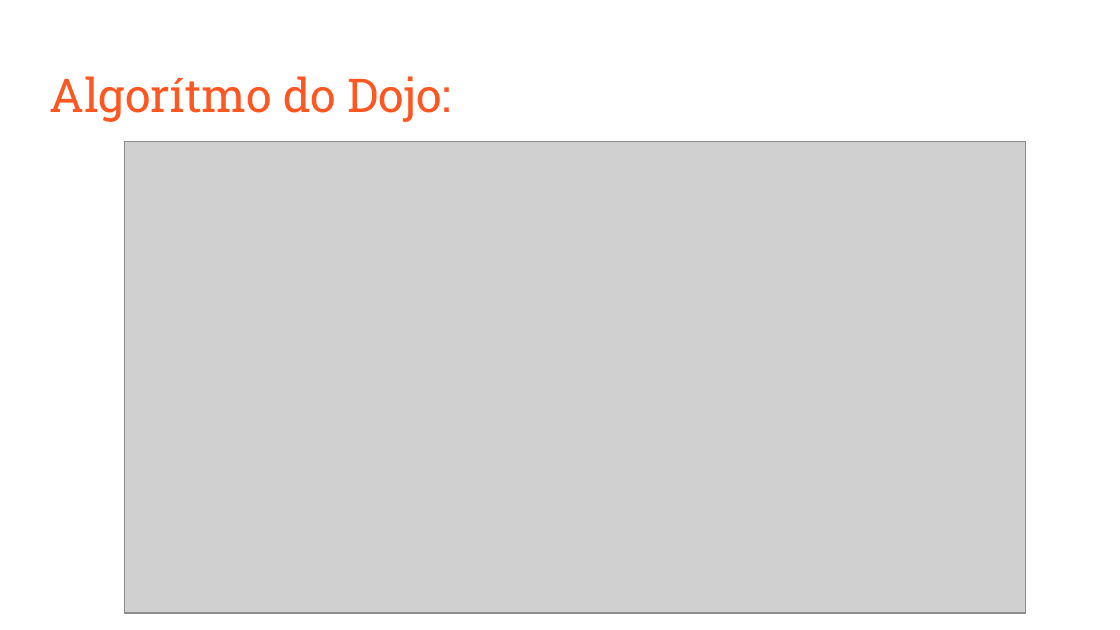
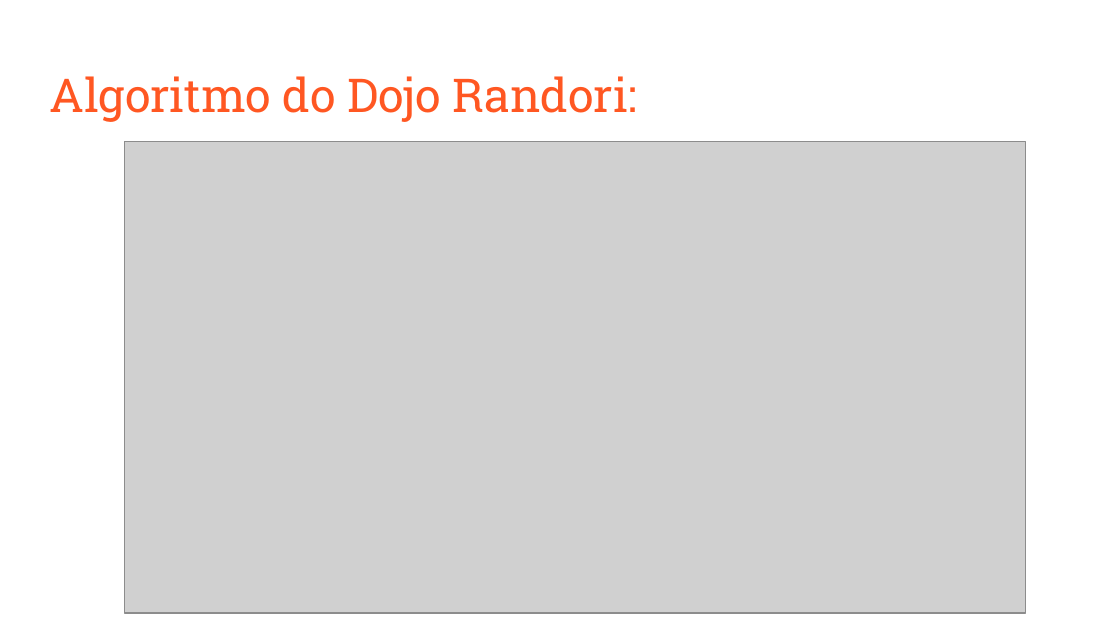
Before and after one commit to fga-eps-mds/A-Disciplina-MDS-EPS, a slide deck: slide 17 of MDS_Material/Coding_Dojo/Coding Dojo.odp (slide 8 before the commit). Drawn at 1120x630 pixels with LibreOffice and Linux fonts; fonts in the diff are those of the drawing; grey boxes stand for pictures. Boxes give left, top, right and bottom in pixels: in the first picture for what was removed or moved away, otherwise in the second. Text is boxed around its words. In the diff, an @@ line names an element or a change of style, - is before the commit and + after.

Commit message:
Refatorando apresentacao de coding dojo

```diff
--- a/MDS_Material/Coding_Dojo/Coding Dojo.odp
+++ b/MDS_Material/Coding_Dojo/Coding Dojo.odp
@@ title at [49, 76, 638, 122]: text changed @@
-Algorítmo do Dojo:
+Algoritmo do Dojo Randori:
```
Also in this commit, not shown: 11 other slides changed, 9 slides added, 1 slide removed.
